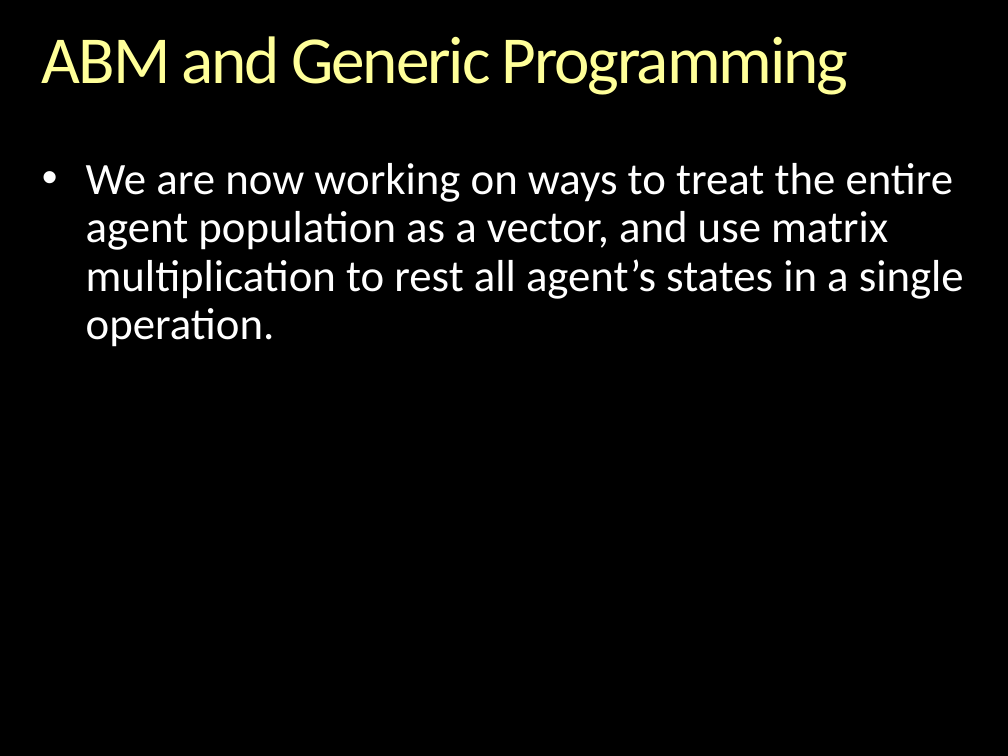
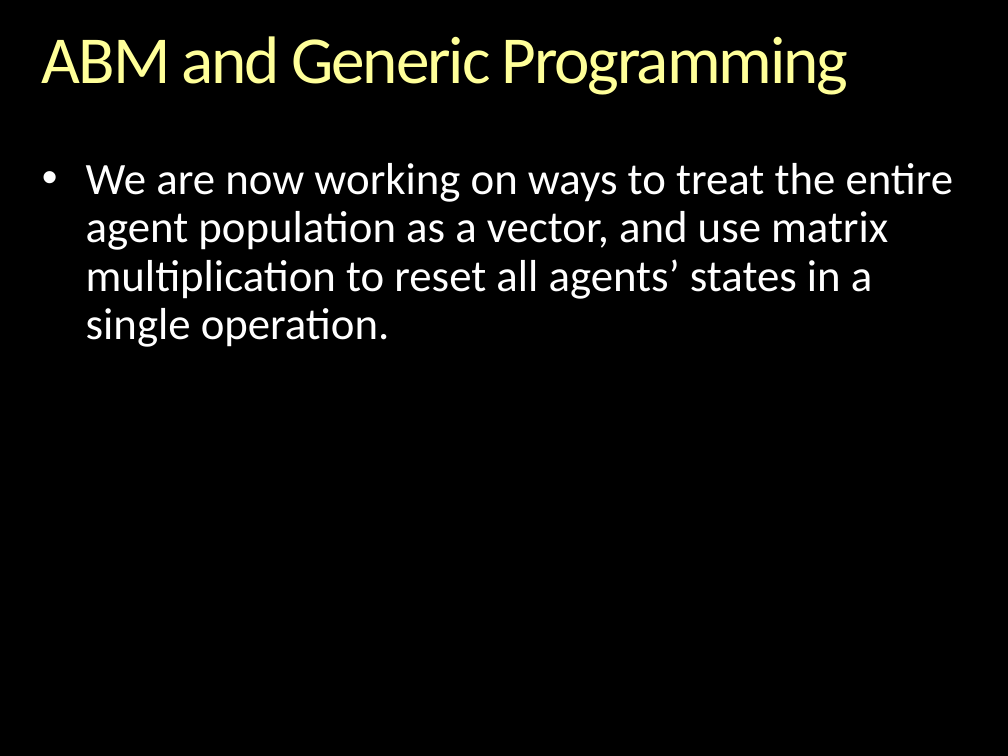
Before and after one commit to gcallah/indras_net, a slide deck: slide 15 of docs/GenericProgrammingAndABM.pptx (slide 19 before the commit). Drawn at 1008x756 pixels with LibreOffice and Linux fonts; fonts in the diff are those of the drawing; background and template pictures are left out. Boxes give left, top, right and bottom in pixels: in the first picture for what was removed or moved away, otherwise in the second. Text is boxed around its words. In the diff, an @@ line names an element or a change of style, - is before the commit and + after.

```diff
--- a/docs/GenericProgrammingAndABM.pptx
+++ b/docs/GenericProgrammingAndABM.pptx
@@ text at box(86, 163, 954, 347): text changed @@
-• We are now working on ways to treat the entire agent population as a vector, and use matrix multiplication to rest all agent’s states in a single operation.
+• We are now working on ways to treat the entire agent population as a vector, and use matrix multiplication to reset all agents’ states in a single operation.
```
Also in this commit, not shown: 3 other slides changed, 1 slide added, 1 other file.
